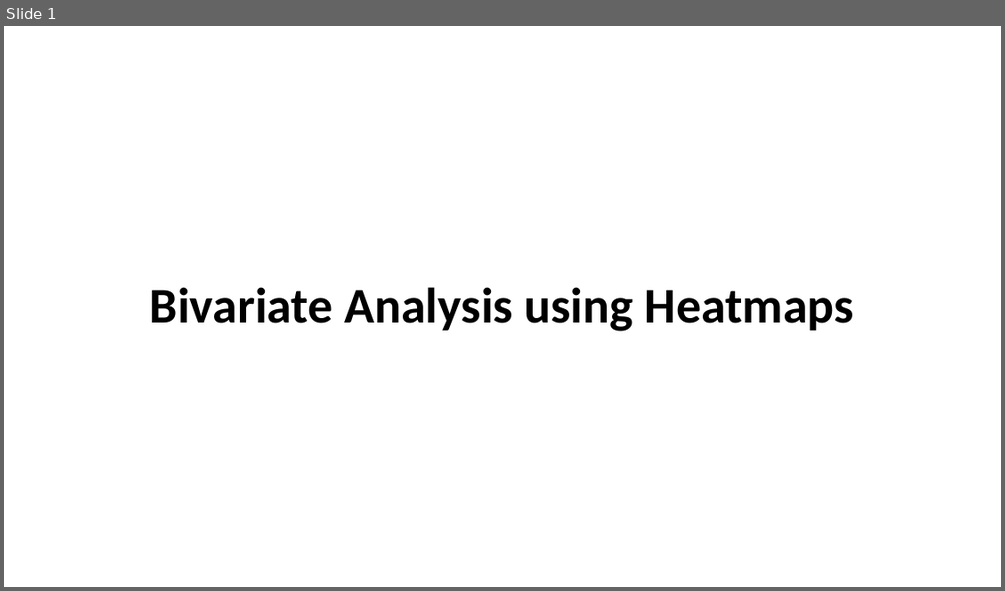
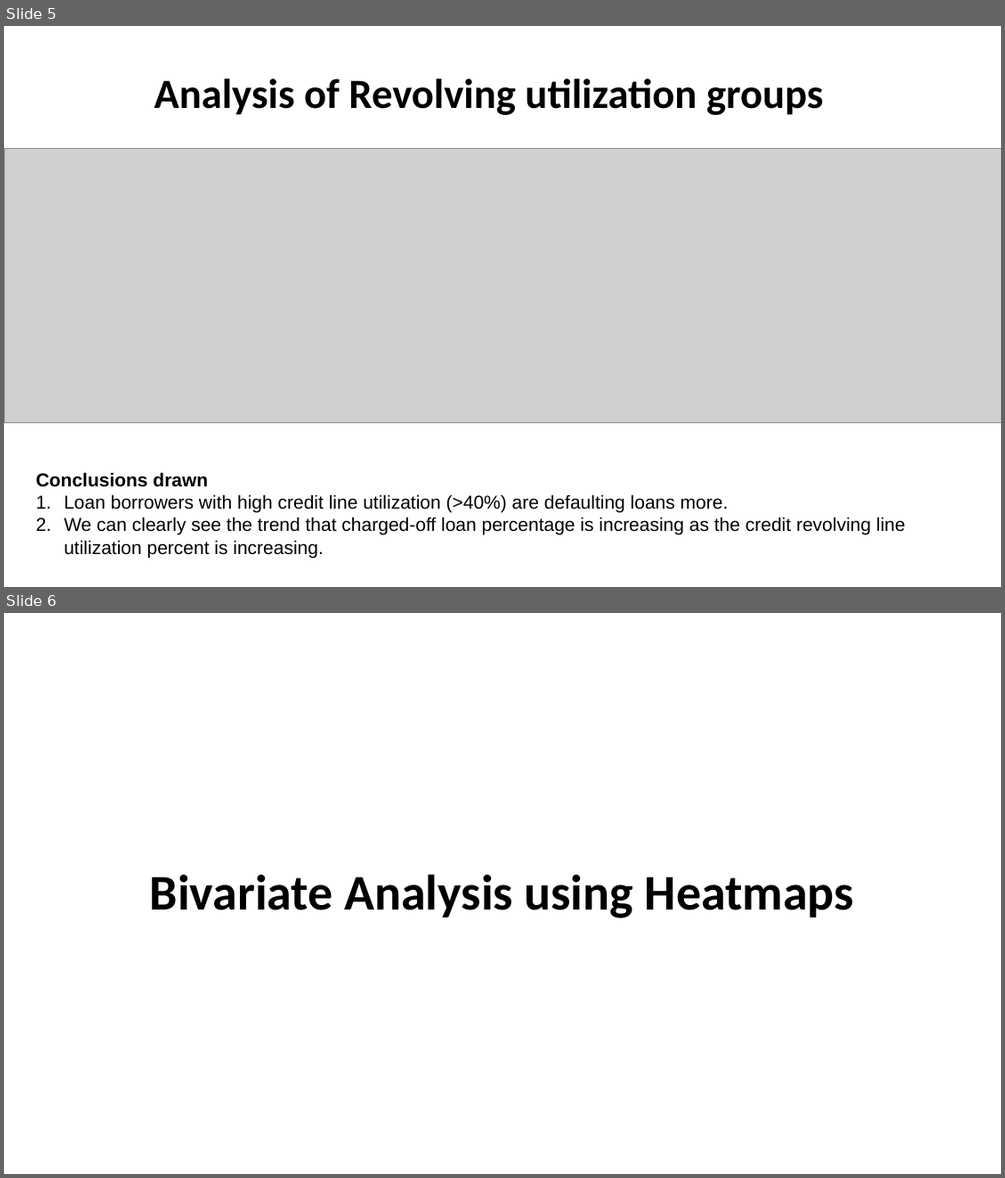
Before and after one commit to karthikgadepalli/LendingClubCaseStudy, a slide deck: Radhika_Karthik_LendingClubCaseStudyAnalysis.pptx. Shown one above the other, each under a label of ours: slide 1 before the commit, slides 5 and 6 after it. The pictures are 1005x591 and 1005x1178 pixels, drawn with LibreOffice and Linux fonts; fonts in the diff are those of the drawing; grey boxes stand for pictures. Boxes give left, top, right and bottom in pixels: in the first picture for what was removed or moved away, otherwise in the second. Text is boxed around its words. In the diff, an @@ line names an element or a change of style, - is before the commit and + after.

Commit message:
Added analysis of continuous variables using binning

```diff
--- a/Radhika_Karthik_LendingClubCaseStudyAnalysis.pptx
+++ b/Radhika_Karthik_LendingClubCaseStudyAnalysis.pptx
@@ slide 5 added at [4, 26, 1001, 587], background #FFFFFF @@
@@ text added at [154, 79, 823, 115], 40 pt, text #000000, bold @@
+Analysis of Revolving utilization groups
@@ picture added at [4, 149, 1001, 423] @@
@@ text added at [36, 472, 906, 557], 18 pt, text #000000 @@
+Conclusions drawn
+1. Loan borrowers with high credit line utilization (>40%) are defaulting loans more.
+2. We can clearly see the trend that charged-off loan percentage is increasing as the credit revolving line utilization percent is increasing.
@@ what was slide 1 is now slide 6 @@
```
Also in this commit, not shown: 4 other slides added.
